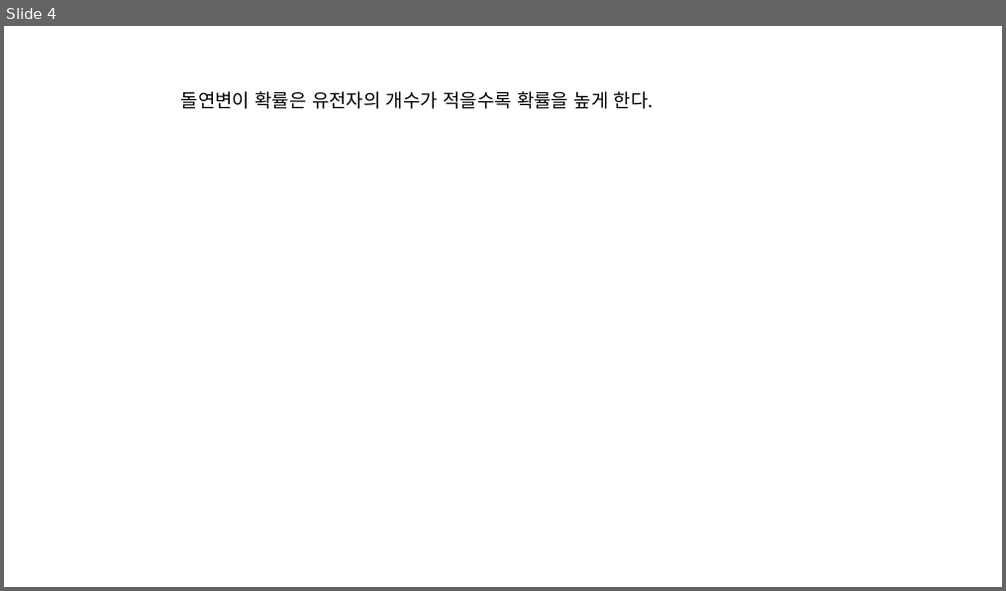
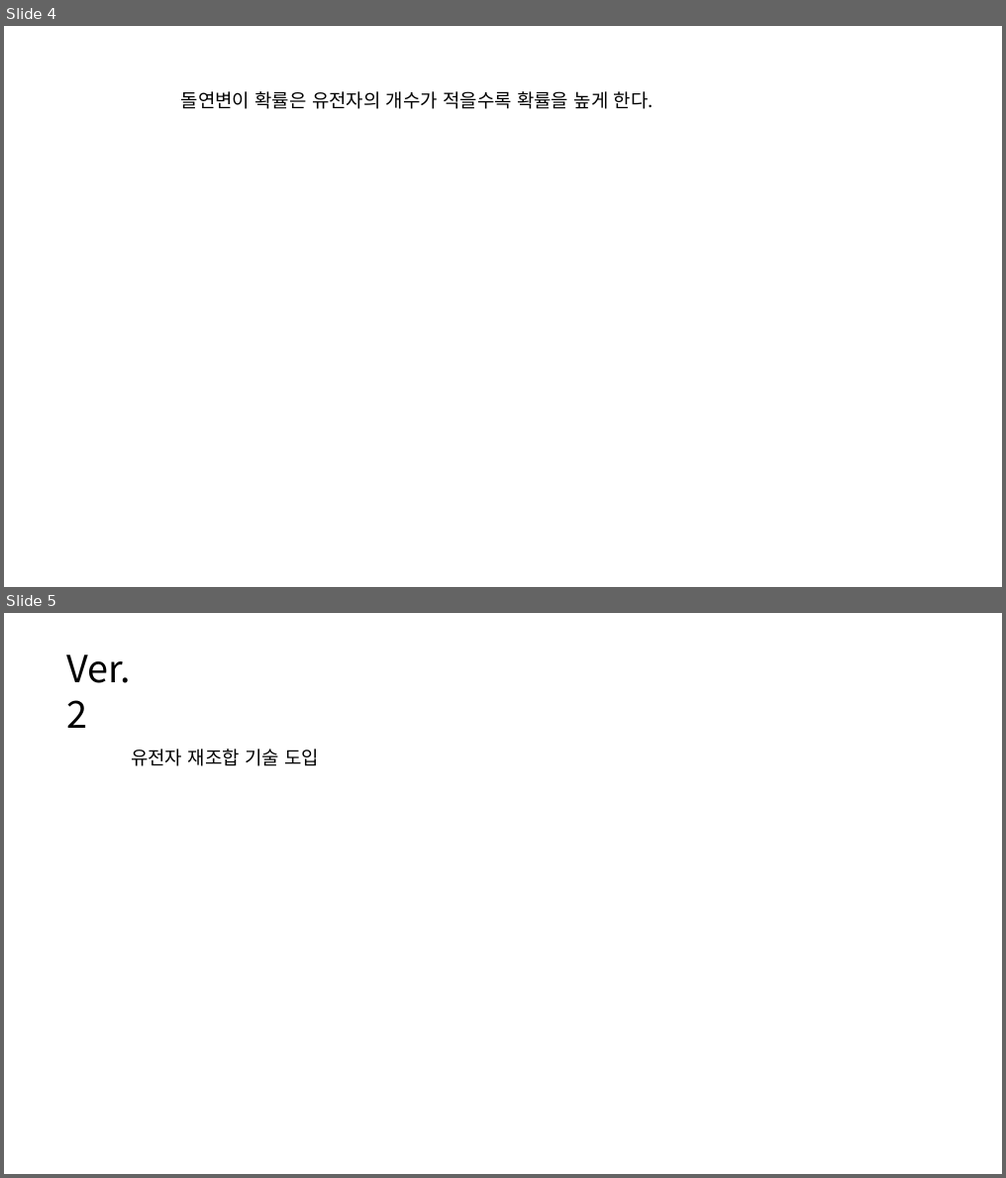
Before and after one commit to horaemong/biological-2, a slide deck: 프레젠테이션1.pptx. Shown one above the other, each under a label of ours: slide 4 before the commit, slides 4 and 5 after it. The pictures are 1006x591 and 1006x1178 pixels, drawn with LibreOffice and Linux fonts; fonts in the diff are those of the drawing. Boxes give left, top, right and bottom in pixels: in the first picture for what was removed or moved away, otherwise in the second. Text is boxed around its words. In the diff, an @@ line names an element or a change of style, - is before the commit and + after.

```diff
--- a/프레젠테이션1.pptx
+++ b/프레젠테이션1.pptx
@@ slide 5 added at <box>4,613,1002,1174</box>, background #FFFFFF @@
@@ text added at <box>67,655,132,728</box>, 36 pt, text #000000 @@
+Ver.2
@@ text added at <box>131,749,319,766</box>, 18 pt, text #000000 @@
+유전자 재조합 기술 도입
```
Also in this commit, not shown: 2 slides changed.
